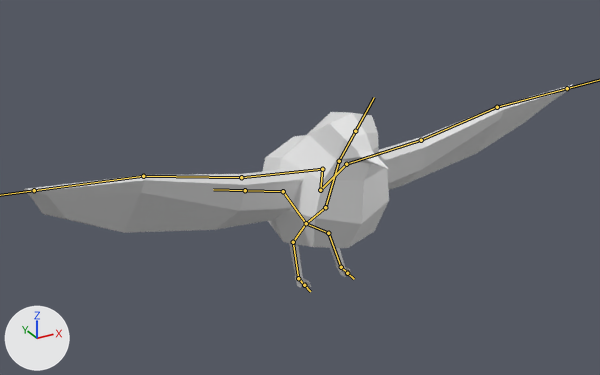
Two versions of the FBX model Assets/Models/Birb/Birb.fbx, one commit apart.
Before and after are seen from a 50 mm lens placed at (-3.39, -5.79, 3.81), pointed at (-0.04, 0.3, 0.76). The axes (+X, +Y, +Z) are drawn at lower left. The lights are the same throughout. The bones that bend it are drawn over the model as lines.

Names of what the first picture shows: 'Body', 'Wings Mesh'.
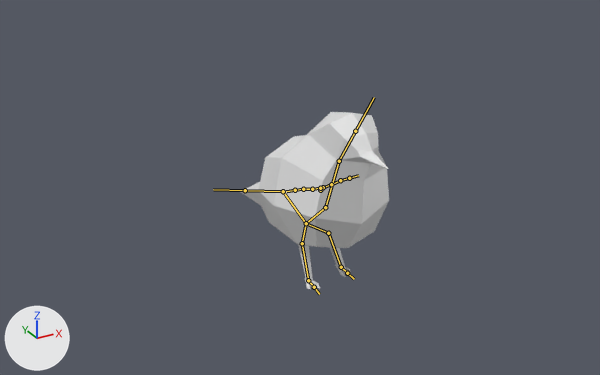
The newer file adds an action. The first version stands in its rest pose; the second is drawn at frame 50 of the action 'Bird|Land - Quick'.

Changed parts and their boxes [x1, y1, x2, y2] in the pictures (600 x 375 px):
'Wings Mesh', posed (not visible afterwards): before [24, 85, 573, 233]
'Body', posed: before [262, 112, 389, 288]; after [240, 112, 389, 290]
bone 'Right Hip', root to tip: before (306, 223) to (293, 242); after (306, 223) to (302, 243)
bone 'Right Leg', root to tip: before (293, 242) to (298, 278); after (302, 243) to (308, 280)
bone 'Right Foot', root to tip: before (298, 278) to (304, 285); after (308, 280) to (314, 287)
bone 'Left Wing', root to tip: before (320, 190) to (346, 164); after (320, 190) to (323, 187)
bone 'Right Wing', root to tip: before (320, 190) to (322, 169); after (320, 190) to (320, 188)

The edits, one by one:
Bone 'Right Hip' (bone_right_hip) turns from (0, 0, 0) to (-7, -10, 23) degrees about its own x, y and z.
Bone 'Right Leg' (bone_right_leg) turns from (0, 0, 0) to (6, 20, 13) degrees about its own x, y and z.
Bone 'Right Foot' (bone_right_foot) turns from (0, 0, 0) to (0, 0, -6) degrees about its own x, y and z.
Bone 'Left Wing' (bone_left_wing) is rescaled from (1.0, 1.0, 1.0) to (0.11, 0.11, 0.11).
Bone 'Right Wing' (bone_right_wing) is rescaled from (1.0, 1.0, 1.0) to (0.11, 0.11, 0.11).
